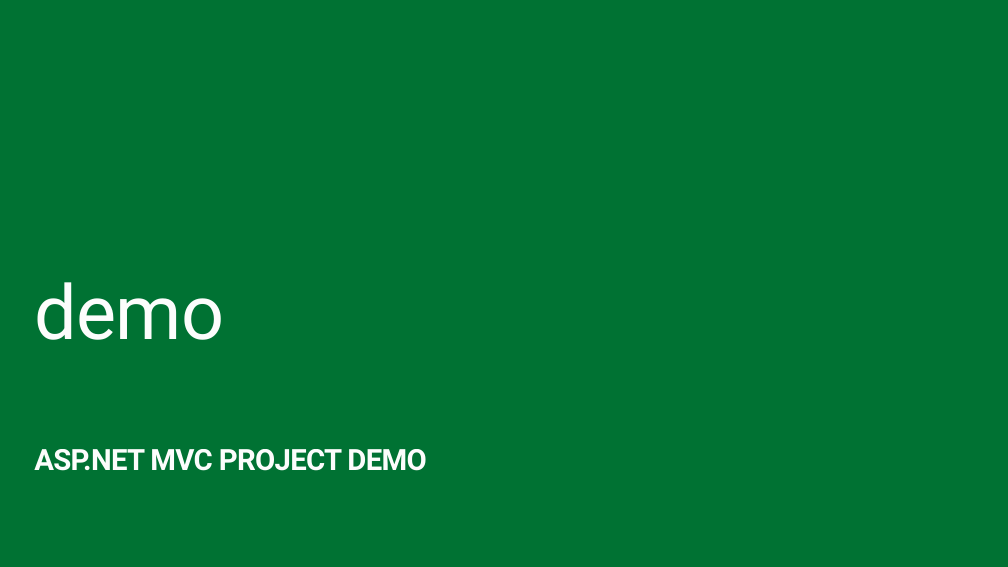
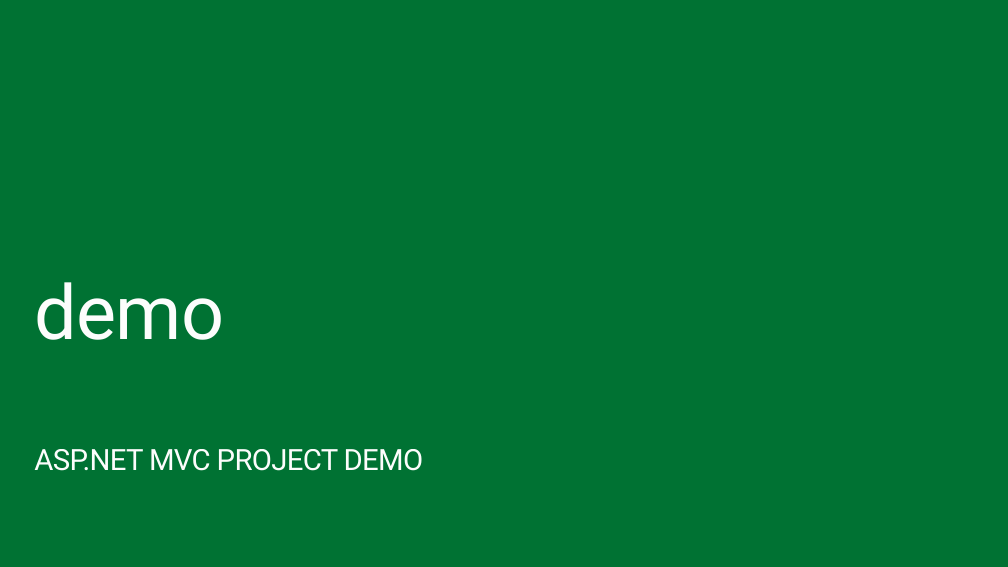
Before and after one commit to OfficeDev/TrainingContent, a slide deck: slide 32 of O3651-4 Getting started with Office 365 APIs/O3651-4 Office 365 Development Office 365 API.pptx. Drawn at 1008x567 pixels with LibreOffice and Linux fonts; fonts in the diff are those of the drawing. Boxes give left, top, right and bottom in pixels: in the first picture for what was removed or moved away, otherwise in the second. Text is boxed around its words. In the diff, an @@ line names an element or a change of style, - is before the commit and + after.

```diff
--- a/O3651-4 Getting started with Office 365 APIs/O3651-4 Office 365 Development Office 365 API.pptx
+++ b/O3651-4 Getting started with Office 365 APIs/O3651-4 Office 365 Development Office 365 API.pptx
@@ subtitle "ASP.NET MVC PROJECT DEMO" at (34, 449, 424, 471): bold off @@
```
Also in this commit, not shown: 5 other slides changed, 1 slide added, 2 slides removed, 1 other file.
